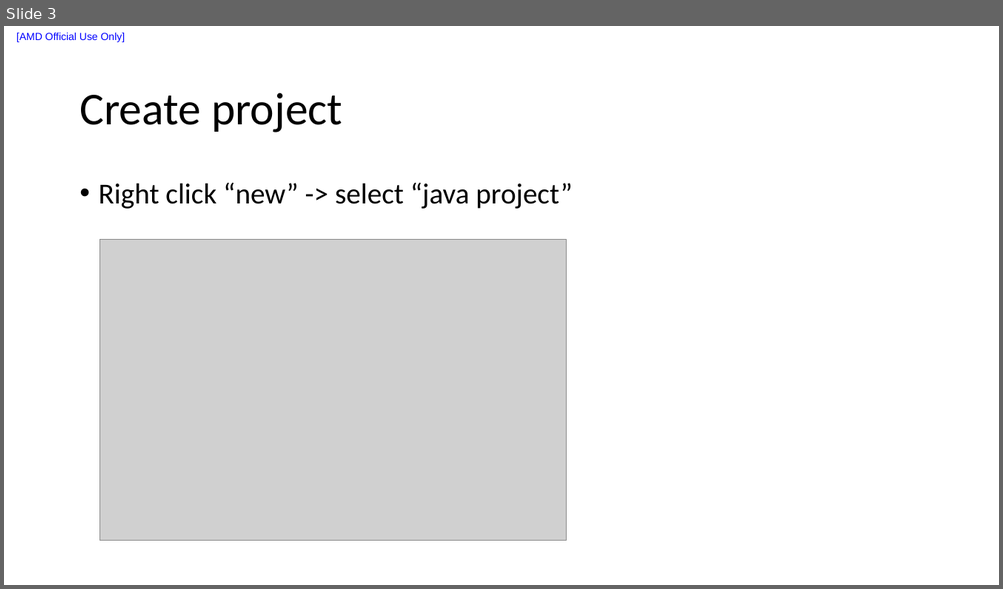
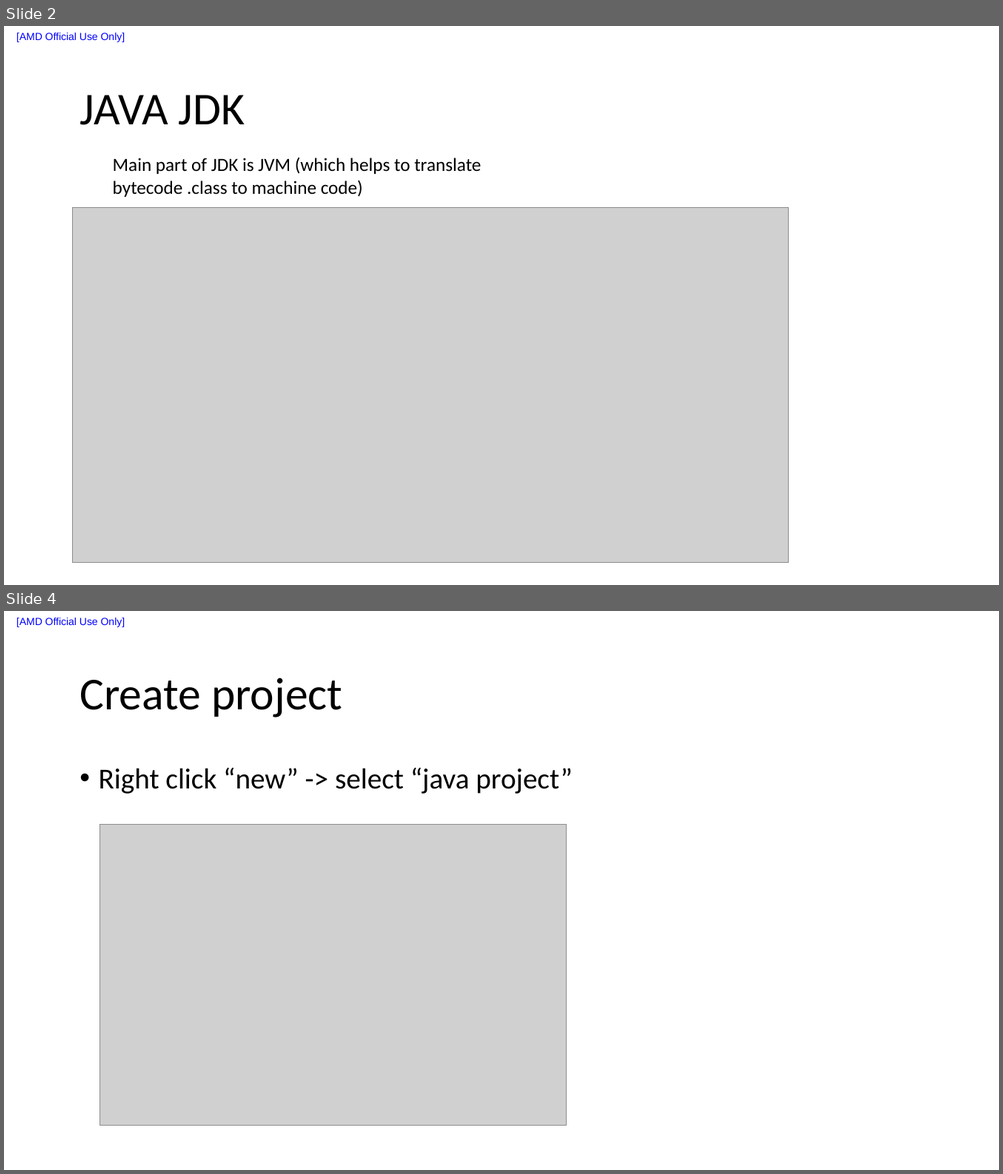
Before and after one commit to liuxu-github-ui/Java, a slide deck: Youtube_tutorial/Notes.pptx. Shown one above the other, each under a label of ours: slide 3 before the commit, slides 2 and 4 after it; the slides between them are not shown. The pictures are 1003x589 and 1003x1174 pixels, drawn with LibreOffice and Linux fonts; fonts in the diff are those of the drawing; grey boxes stand for pictures. Boxes give left, top, right and bottom in pixels: in the first picture for what was removed or moved away, otherwise in the second. Text is boxed around its words. In the diff, an @@ line names an element or a change of style, - is before the commit and + after.

```diff
--- a/Youtube_tutorial/Notes.pptx
+++ b/Youtube_tutorial/Notes.pptx
@@ slide 2 added at box(4, 26, 999, 585), background #FFFFFF; not listed: 1 template element that a slide beside it also shows @@
@@ title added at box(79, 95, 244, 125), 44 pt, text #000000 @@
+JAVA JDK
@@ text added at box(113, 158, 481, 197), 18 pt, text #000000 @@
+Main part of JDK is JVM (which helps to translate bytecode .class to machine code)
@@ picture added at box(73, 207, 789, 562) @@
@@ what was slide 3 is now slide 4 @@
```
Also in this commit, not shown: 1 slide changed, 12 other slides added, 3 other files.
